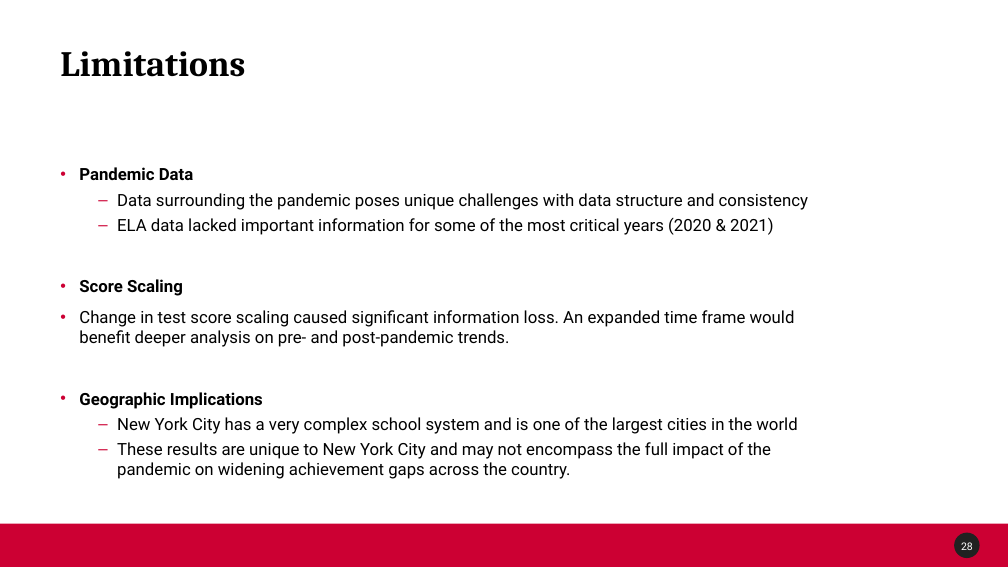
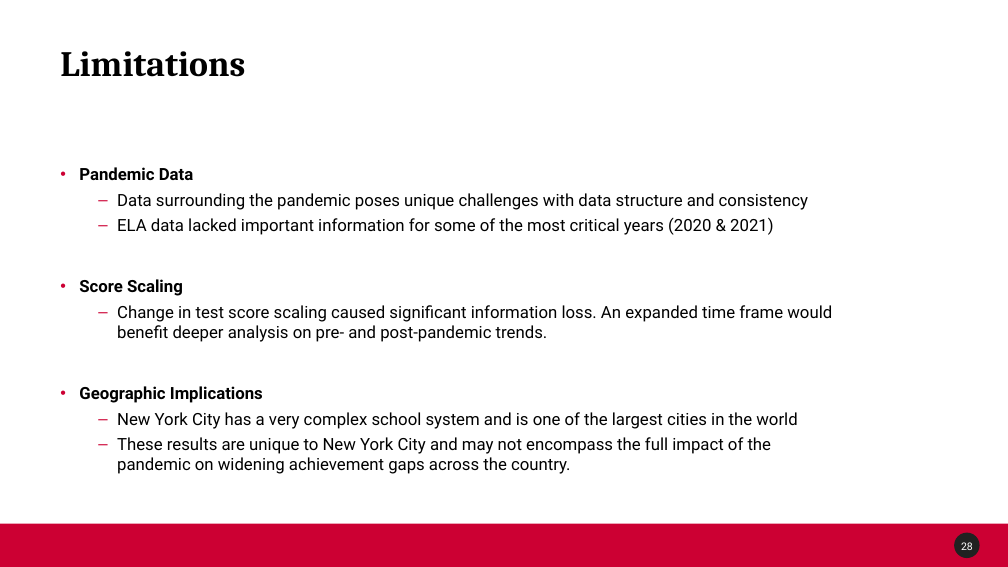
Before and after one commit to madisonajones/Master-s-Project, a slide deck: slide 28 of Final_Products/Masters_Capstone_Final_Presentation.pptx. Drawn at 1008x567 pixels with LibreOffice and Linux fonts; fonts in the diff are those of the drawing; background and template pictures are left out. Boxes give left, top, right and bottom in pixels: in the first picture for what was removed or moved away, otherwise in the second. Text is boxed around its words. In the diff, an @@ line names an element or a change of style, - is before the commit and + after.

```diff
--- a/Final_Products/Masters_Capstone_Final_Presentation.pptx
+++ b/Final_Products/Masters_Capstone_Final_Presentation.pptx
@@ text at (x1=117, y1=305, x2=832, y2=342): bullet • to –; list level 1 to 2 in "Change in test score scaling ..." @@
```
Also in this commit, not shown: 1 other slide changed.
